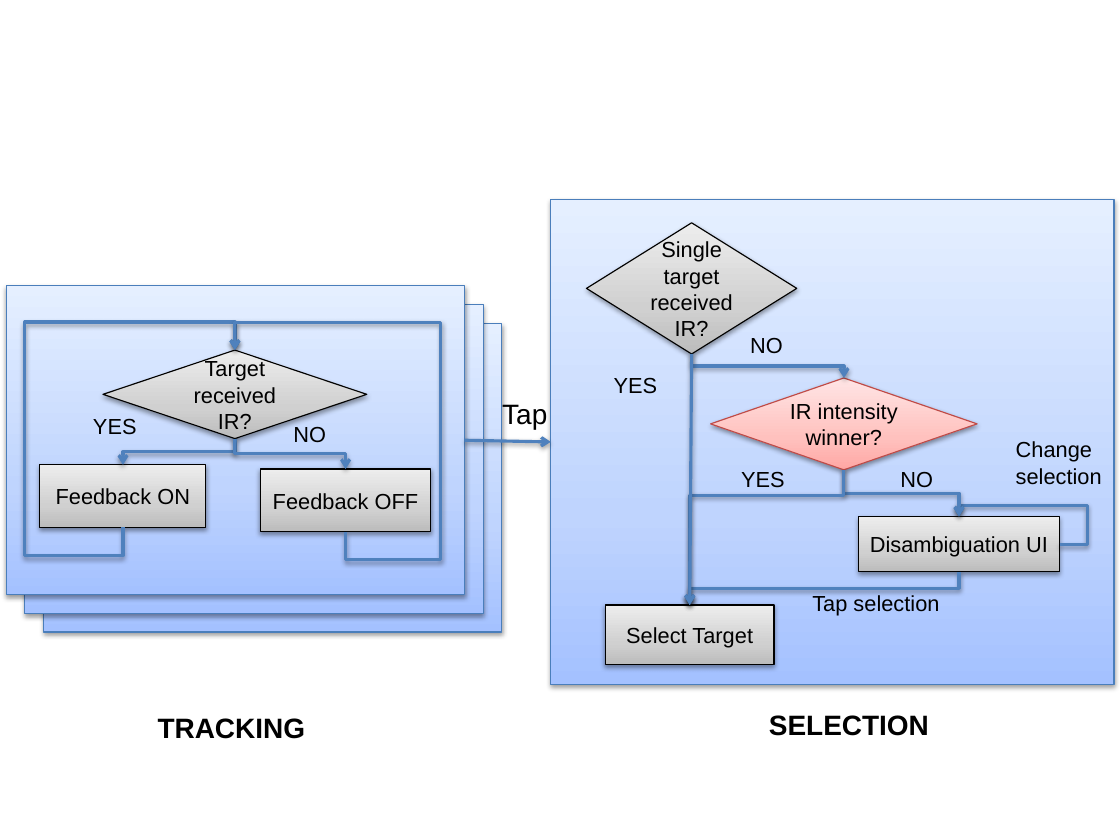
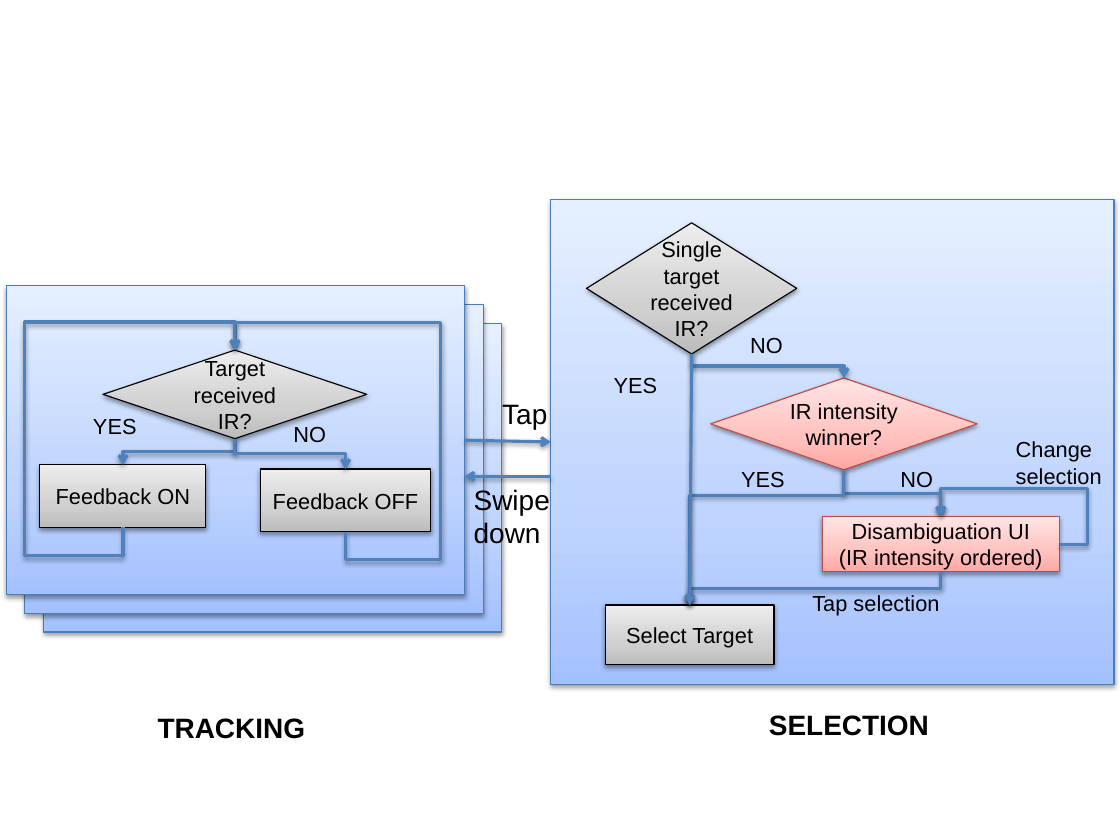
Before and after one commit to caomw/HOBS, a slide deck: slide 2 of doc/uist14/figures/selectflow.pptx (slide 1 before the commit). Drawn at 1120x840 pixels with LibreOffice and Linux fonts; fonts in the diff are those of the drawing. Boxes give left, top, right and bottom in pixels: in the first picture for what was removed or moved away, otherwise in the second. Text is boxed around its words. In the diff, an @@ line names an element or a change of style, - is before the commit and + after.

```diff
--- a/doc/uist14/figures/selectflow.pptx
+++ b/doc/uist14/figures/selectflow.pptx
@@ arrow added from (551, 476) to (465, 476), #4F81BD 2 pt @@
@@ elbow arrow moved from (843, 469) - (959, 516) to (843, 469) - (941, 516) @@
@@ text added at [474,488,550,548], 18 pt, text #000000 @@
+Swipe
+down
@@ elbow arrow moved from (1060, 544) - (959, 516) to (1060, 544) - (941, 516) @@
@@ rectangle "Disambiguation UI": place and size @@
-rectangle "Disambiguation UI" at [859,516,1060,571]
+rectangle "Disambiguation UI" at [822,516,1060,571]
@@ rectangle "Disambiguation UI" at [822,516,1060,571]: fill gradient #BDBDBD to #D1D1D1 to #EEEEEE to gradient #FFA6A5 to #FFC0BF to #FFE7E7; outline #000000 0.75 pt to #BF4C48 0.75 pt @@
@@ text in rectangle at [839,549,1042,570]: paragraph added @@
+(IR intensity ordered)
@@ elbow arrow moved from (959, 571) - (690, 605) to (941, 571) - (690, 605) @@
```
Also in this commit, not shown: 1 slide added, 27 other files.
